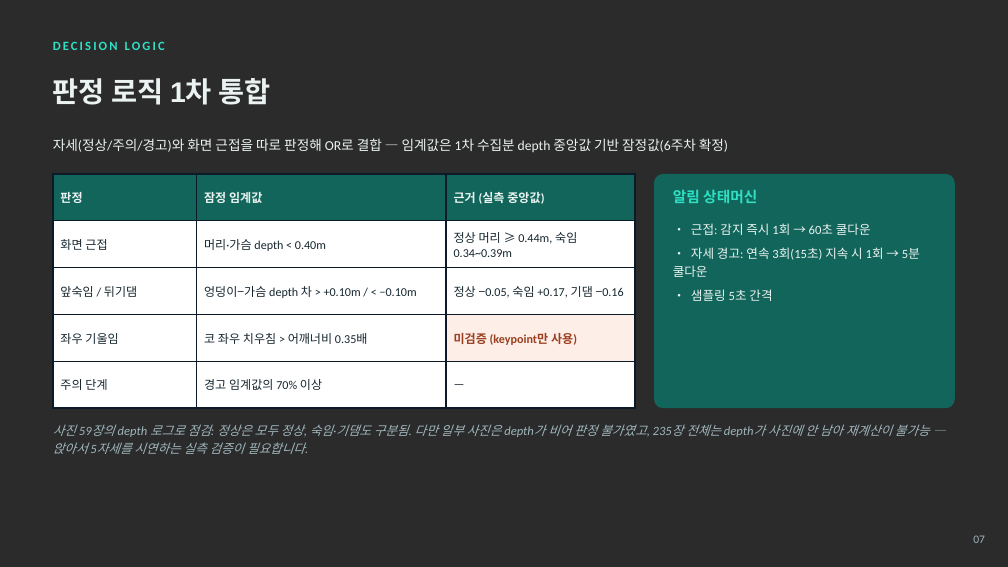
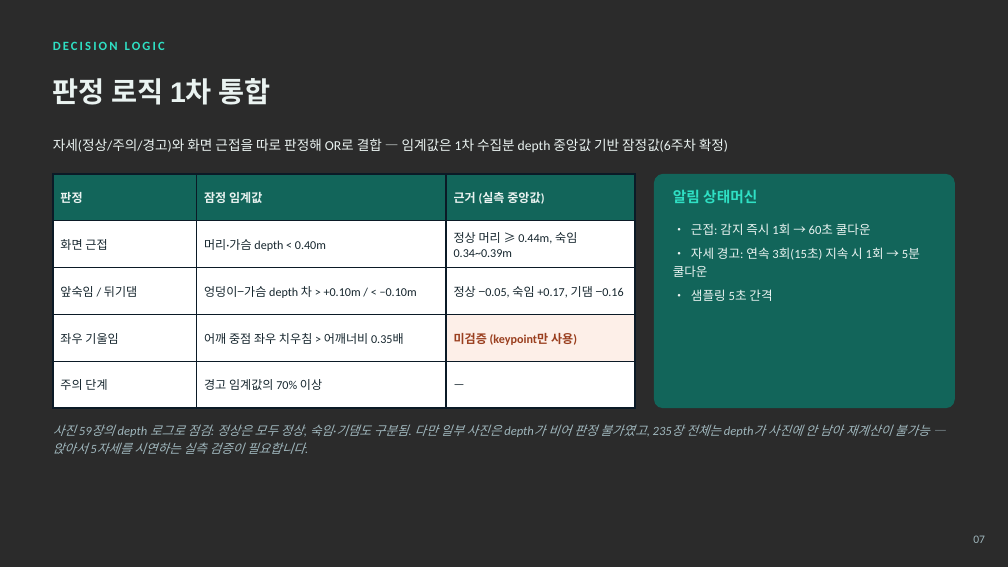
Before and after one commit to gianpark/AIoT-Project, a slide deck: slide 7 of barunjase_week5.pptx. Drawn at 1008x567 pixels with LibreOffice and Linux fonts; fonts in the diff are those of the drawing; background and template pictures are left out; a plain dark background stands for a picture behind light text. Boxes give left, top, right and bottom in pixels: in the first picture for what was removed or moved away, otherwise in the second. Text is boxed around its words. In the diff, an @@ line names an element or a change of style, - is before the commit and + after.

```diff
--- a/barunjase_week5.pptx
+++ b/barunjase_week5.pptx
@@ table at [53,174,635,394] @@
-row 4, column 2: 코 좌우 치우침 > 어깨너비 0.35배
+row 4, column 2: 어깨 중점 좌우 치우침 > 어깨너비 0.35배
```
Also in this commit, not shown: 1 other slide changed, 6 other files.
